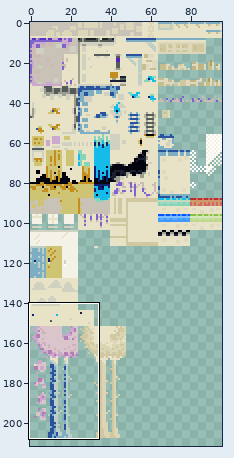
File history of a sprite sheet, assets/the_light_side.png. Above: a wide view before the commit, with the close-up outlined.
Close-up. Before the edit:
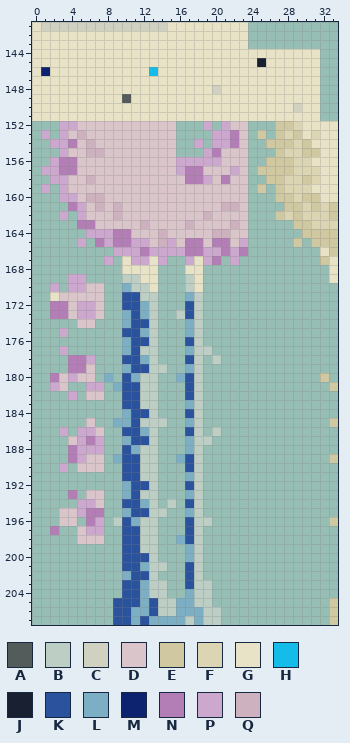
The file is 96x256 pixels. Colours within 5 levels of each other are drawn and written as one. Shown: x 0..33, y 141..207. The wide view leaves out empty margins. The commit also changed other parts of the picture, which this record leaves out.
Palette (. is transparent): A #535b5b  B #bdcec5  C #d0d1c0  D #dac6ca  E #d0c8a0  F #dcd5b3  G #e8e3c6  H #15bcea  J #182031  K #2b539d  L #7cafc4  M #0d236f  N #b37eb6  P #cca8ce  Q #ceb1be
Pixels before, first column x 0:
141 GCCCCCCCCCCCCCCGGGGGGGGG..........
142 GGGGGGGGGGGGGGGGGGGGGGGG..........
143 GGGGGGGGGGGGGGGGGGGGGGGG..........
144 GGGGGGGGGGGGGGGGGGGGGGGGGGGGGGGG..
145 GGGGGGGGGGGGGGGGGGGGGGGGGJGGGGGG..
146 GMGGGGGGGGGGGHGGGGGGGGGGGGGGGGGG..
147 GGGGGGGGGGGGGGGGGGGGGGGGGGGGGGGG..
148 GGGGGGGGGGGGGGGGGGGGCGGGGGGGGGGG..
149 GGGGGGGGGGAGGGGGGGGGGGGGGGGGGGGG..
150 GGGGGGGGGGGGGGGGGGGGGGGGGGGGGCGG..
151 GGGGGGGGGGGGGGGGGGGGGGGGGGGGGGGG..
152 ...PPDDDDDDDDDDD...P.PDD...EEFGGGG
153 .P.PDQDDDDDDDDDD....PPND.E.EFEGFGG
154 ..PPNDQDDDDDDDDD..P.PPND..EEEFEGGG
155 ...PDDQQDDDDDDDD...PNDDD...EFFEEGG
156 ..PNNDDDDDDDDDDDPPPPPDDD..EEEFFGGG
157 .PPNNDDDDDDDDDDDPNNDDDPD.EEEEFFFGG
158 ..PPDDQDDDDDDDDDDNNPDNDD..EEFFEFGG
159 .P.PDDDDDDDDDDDDDDDDDDDD.E.EFFFGGG
160 ...PPDQQDDDDDDDDDDDDDDDD...EEFEEGG
161 ....NPDQDQDDDDDDDDDDDQQD....EEFEFE
162 ...P.PDDDQDDDDDDDDDQDDDD...EFEFFFE
163 .....NNDDDDDQDDDDQDDDDQD.....EEFFF
164 ......PPPNNDDDQDDDDDQQDD......EEEE
165 .....P.NPNNPPDQPDNNDNNDP.....E.EEE
166 .........PPPNPPPPNNPPNPN........GE
167 ........P.GPPGP..PGPN.P.........EG
168 ..........GGGG...GG..............G
169 ....PP....BBGG...BG..............G
170 ..P.PPDD..LBBG...BG...............
171 ..GDDDDD..KKBB...LB...............
172 ..NNDPPD..KKLB...KB...............
173 ..NNDPPD..LKLB..BKB...............
174 .....DD...LKKB...LB...............
175 ...P......KKLB...LB...............
176 ..........LKKB...KB...............
177 ...P......LKBB...LBB..............
178 ....NNP...KKLB...KB.B.............
179 ....NND...LKKBB..LB...............
180 ..NDPDD.L.KLBB..LKB.............E.
181 ..PD..PP.LKKBB...KB..............E
182 ....P.DD..KKBB...KB...............
183 ..........KKBB...LB...............
184 ..........LKKB...KB...............
185 ......D..LLKBBB..LB..............E
186 ...P.PPD..KKLB...KB.B.............
187 ....DPNP..LKKB...LBB..............
188 ....NPPP..KLBB...LB...............
189 ....NPDD.LKKBB..LKB..............E
190 ...P.DDD..KKBB...KB...............
191 ..........KKBB...LB...............
192 ..........LKKB...KB...............
193 ....N.DD..LKBB...LB...............
194 .....PPD..KKLB.B.KB...............
195 ...DDPNN..LKKBB..LB...............
196 ...DD.NP.BKLBB...KBB.............E
197 ..N..DPP..KKBB...KB...............
198 .....DDD..KKBB..LKB...............
199 ..........KKBB...LB...............
200 ..........KKKB...LB...............
201 ..........KKLBB..KB...............
202 ..........LKKB...KB...............
203 ..........KKLBB..KBB..............
204 ..........KKLBB..LBB..............
205 .........KKKLKBBLLBB.............E
206 .........KKLLKBBLLLBB............E
207 .........KKLKLLLLBLBB............E
The same view after the edit:
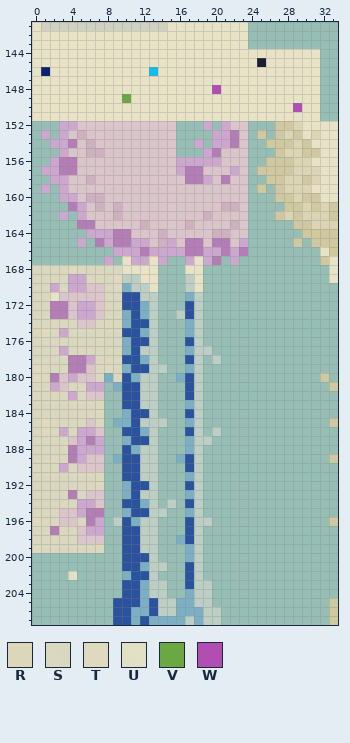
Colours new in this view: R #dcd7b9  S #dfdabfed  T #dfdabf  U #e8e3c6ed  V #6ba842  W #b04fb1
Change:
There is now colour R in row 175 at x 0.
There is now colour S in row 168 at x 0 to 3 and 5 to 9; in row 169 at x 0 to 3 and 6 to 8; in row 170 at x 0 to 1, 3 and 8; in rows 171 to 173 at x 0 to 1 and 8 to 9; in row 174 at x 0 to 4 and 7 to 9; in row 175 at x 2 and 4 to 9.
There is now colour S in row 176 at x 0 to 9; in row 177 at x 0 to 2 and 4 to 9; in row 178 at x 0 to 3 and 7 to 9; in row 179 at x 1 to 3, 7 and 9; in row 180 at x 1, 7 and 9; in row 181 at x 0 to 1 and 4 to 5.
There is now colour S in row 182 at x 0 to 3 and 5; in rows 183 to 184 at x 0 to 7; in row 185 at x 0, 2 to 5 and 7; in row 186 at x 0, 2 and 4; in rows 187 to 189 at x 0 to 3; in row 190 at x 0 to 2 and 4.
There is now colour S in rows 191 to 192 at x 0 to 7; in row 193 at x 0 to 3 and 5; in row 194 at x 0 to 4; in row 195 at x 0 to 2; in row 196 at x 1 to 2 and 5; in row 197 at x 0 to 1 and 3 to 4.
There is now colour S in row 198 at x 0 to 4; in row 199 at x 1 to 7.
There is now colour T in row 168 at x 4; in rows 169 to 170 at x 9; in row 175 at x 1; in row 179 at x 0 and 8; in row 180 at x 0; in rows 185 to 186 at x 1.
There is now colour T in row 196 at x 0; in row 199 at x 0.
There is now colour U in row 202 at x 4.
The edit turns colour A into colour V in row 149 at x 10.
The edit turns colour C into colour W in row 148 at x 20; in row 150 at x 29.
Changed places in both close-ups, as pixel boxes (x1, y1, x2, y2):
changed: (212, 85, 221, 94)
changed: (122, 94, 131, 103)
changed: (293, 103, 302, 112)
added: (32, 265, 122, 580)
